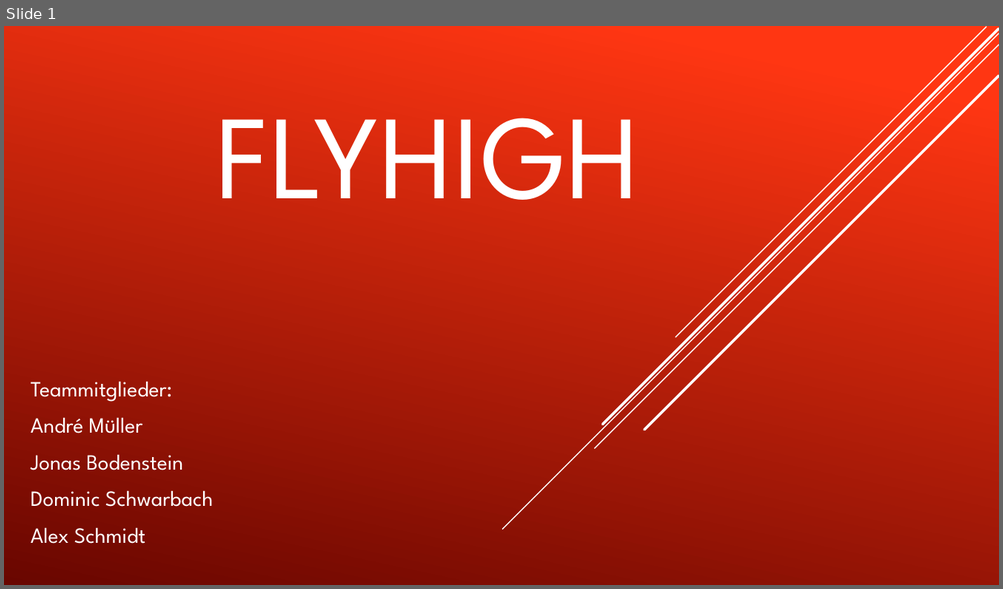
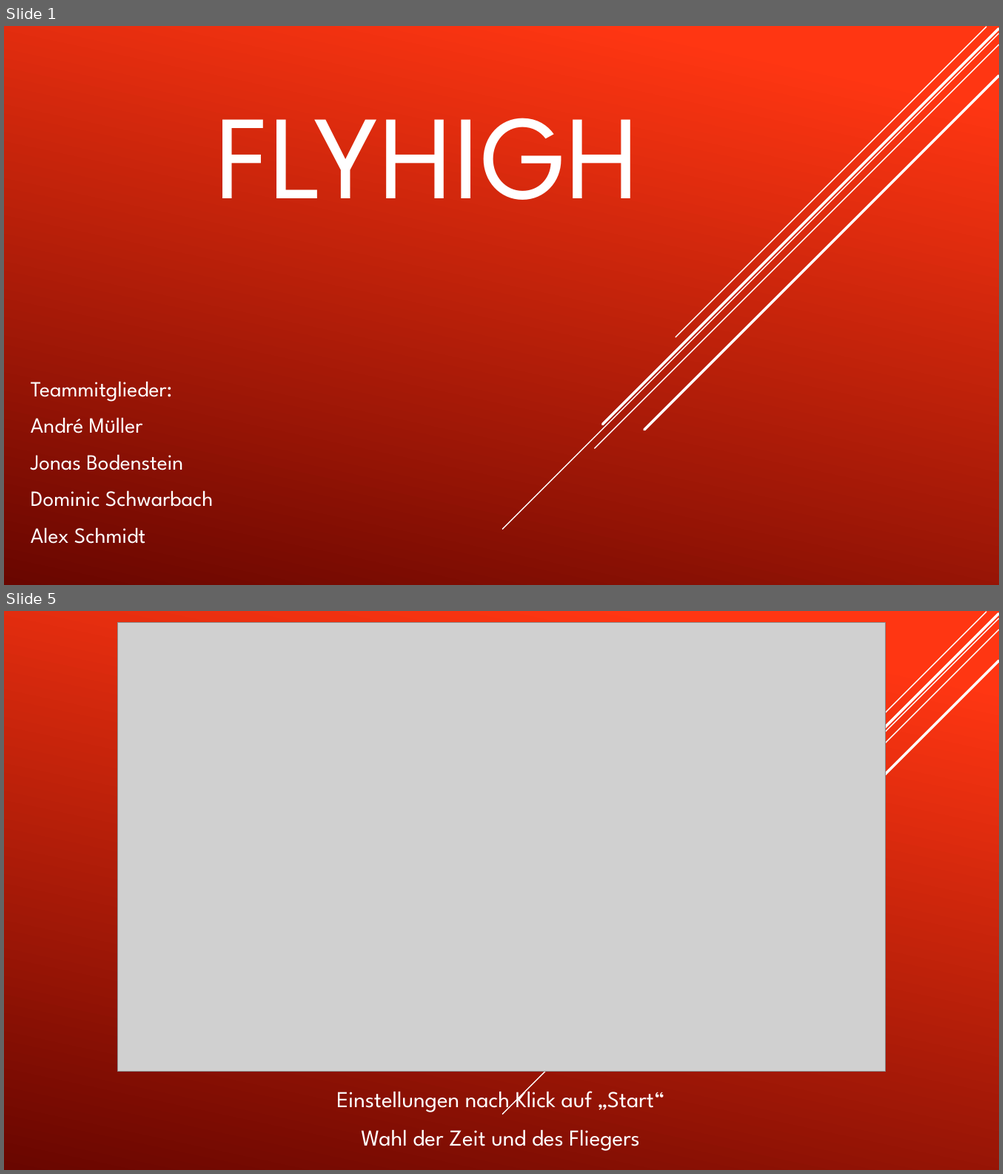
Before and after one commit to BodensteinJonas/GDV-Projekt, a slide deck: Präsi/FlyHigh Abschlusspräsentation.pptx. Shown one above the other, each under a label of ours: slide 1 before the commit, slides 1 and 5 after it; the slides between them are not shown. The pictures are 1003x589 and 1003x1174 pixels, drawn with LibreOffice and Linux fonts; fonts in the diff are those of the drawing; grey boxes stand for pictures. Boxes give left, top, right and bottom in pixels: in the first picture for what was removed or moved away, otherwise in the second. Text is boxed around its words. In the diff, an @@ line names an element or a change of style, - is before the commit and + after.

```diff
--- a/Präsi/FlyHigh Abschlusspräsentation.pptx
+++ b/Präsi/FlyHigh Abschlusspräsentation.pptx
@@ slide 5 added at <box>4,611,999,1170</box>, background gradient #FF3712 to #6A0600; not listed: 5 template elements that a slide beside it also shows @@
@@ picture added at <box>118,622,886,1071</box> @@
@@ subtitle added at <box>336,1085,664,1151</box>, 22 pt, text #FFFFFF @@
+Einstellungen nach Klick auf „Start“
+Wahl der Zeit und des Fliegers
```
Also in this commit, not shown: 12 other slides added, 1 slide removed, 28 other files.
